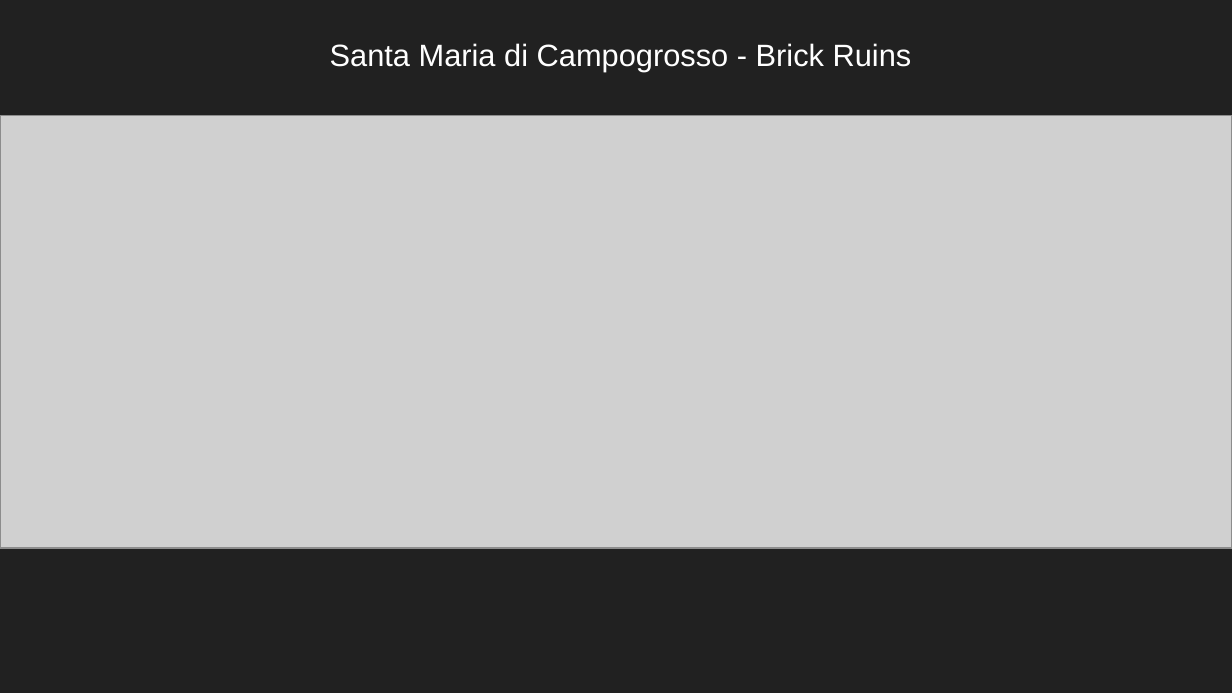
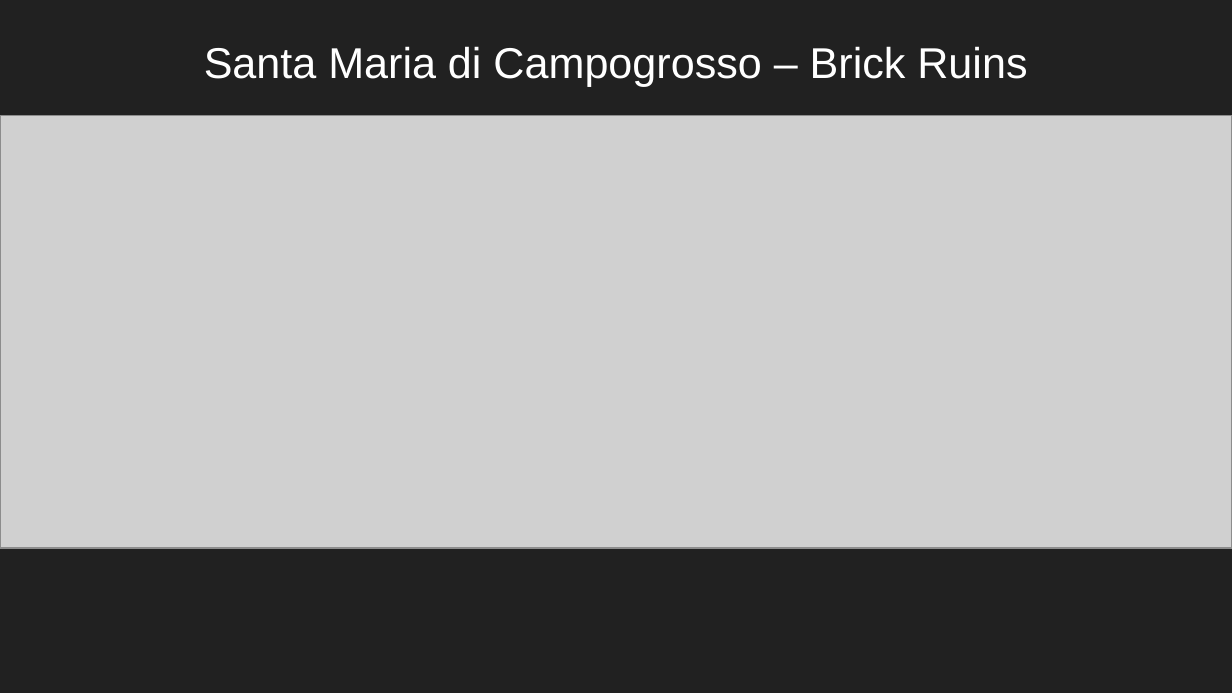
Before and after one commit to the-norman-sicily-project/website, a slide deck: slide 5 of site/content/en/resources/learn/assessing_the_stone_stability_of_norman_sicilys_monuments/Architecture_and_Stone_Stability_in_Norman_Sicily.pptx. Drawn at 1232x693 pixels with LibreOffice and Linux fonts; fonts in the diff are those of the drawing; grey boxes stand for pictures. Boxes give left, top, right and bottom in pixels: in the first picture for what was removed or moved away, otherwise in the second. Text is boxed around its words. In the diff, an @@ line names an element or a change of style, - is before the commit and + after.

```diff
--- a/site/content/en/resources/learn/assessing_the_stone_stability_of_norman_sicilys_monuments/Architecture_and_Stone_Stability_in_Norman_Sicily.pptx
+++ b/site/content/en/resources/learn/assessing_the_stone_stability_of_norman_sicilys_monuments/Architecture_and_Stone_Stability_in_Norman_Sicily.pptx
@@ title at (204, 46, 1027, 87): text changed; size 18 to 25.2 pt @@
-Santa Maria di Campogrosso - Brick Ruins
+Santa Maria di Campogrosso – Brick Ruins
```
Also in this commit, not shown: 5 other slides changed, 6 other files.
